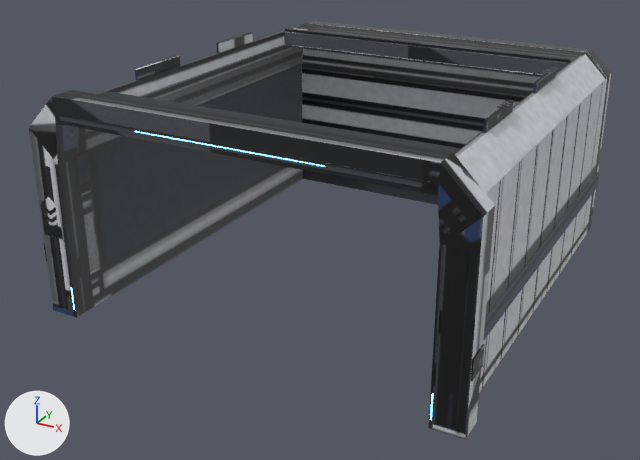
The glTF model models/機庫/整備庫_46_整修庫_殼.glb as it was, and as the next commit left it.
Both versions are drawn from a 50 mm camera at (63.3, -113.7, 69.9) aimed at (-3.1, 7.1, 9.5). Arrows for +X, +Y and +Z are at lower left; the lights stay in place. The older version comes first. Vertices at exactly the same position are counted once.

Names of what the first picture shows: 'Hall_shell_refit_Mesh'.
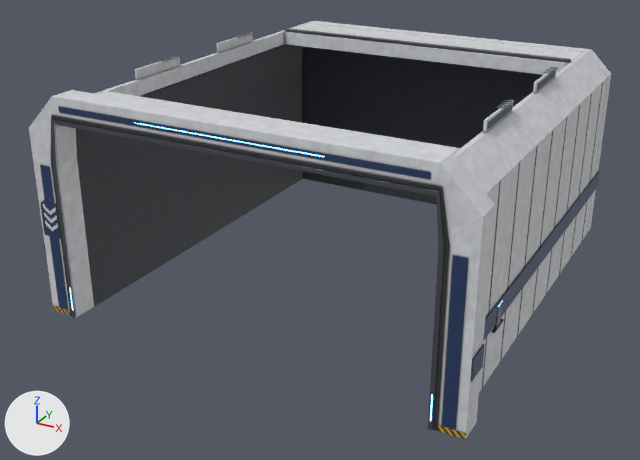
Where the change shows, as pixel boxes (x1, y1, x2, y2) in the pictures (640 x 460 px; the box of a moved part takes in the faces that stretch with it):
part 1 of me_hall_shell_refit_mesh, added
    after: (497, 305, 502, 327)
part 2 of me_hall_shell_refit_mesh, added
    after: (492, 319, 504, 333)
part 3 of me_hall_shell_refit_mesh, moved or reshaped
    before: (60, 115, 430, 189)
    after: (59, 106, 431, 179)
part 4 of me_hall_shell_refit_mesh, moved or reshaped
    before: (430, 393, 433, 420)
    after: (430, 394, 433, 421)
part 5 of me_hall_shell_refit_mesh, moved or reshaped
    before: (71, 287, 75, 310)
    after: (69, 288, 73, 310)
part 6 of me_hall_shell_refit_mesh, moved or reshaped
    before: (135, 131, 325, 167)
    after: (134, 122, 325, 157)
part 7 of me_hall_shell_refit_mesh, added
    after: (51, 115, 449, 431)
part 8 of me_hall_shell_refit_mesh, moved or reshaped
    before: (53, 164, 463, 439)
    after: (52, 119, 463, 439)
part 9 of me_hall_shell_refit_mesh, surface changed
    both: (29, 21, 611, 440)

Edits to the bpy script that builds the scene:
```text
Change me_hall_shell_refit_mesh:
    used by ob_hall_shell_refit_mesh; location = (0.0, 0.0, 0.0)
    remove me_hall_shell_refit_mesh.from_pydata(...)  # 1950 vertices, 3672 faces; spans x -35.2..35.2, y -24.2..51.2, z 0.6..37.0
    add me_hall_shell_refit_mesh.from_pydata(...)  # 2086 vertices, 3976 faces; spans x -35.2..35.2, y -24.4..51.2, z 0.6..37.0
    me_hall_shell_refit_mesh part 1: the loose piece of 16 vertices spanning x 28.9, y -6.1..4.1, z 35.5..36.5 is copied, and the copy is scaled about its middle by (1, 0.154, 2.96), then moved by (4.4, -7.0, -25.9); it spans x 33.3, y -8.8..-7.2, z 8.6..11.5
    me_hall_shell_refit_mesh part 2: the loose piece of 24 vertices spanning x 35.0..35.2, y -24.0..-20.0, z 9.2..12.4 is copied, and the copy is scaled about its middle by (2.59, 1, 0.0549), then moved by (-1.9, 14.0, -2.3); it spans x 33.0..33.5, y -10.0..-6.0, z 8.4..8.6
    me_hall_shell_refit_mesh part 3: the loose piece of 24 vertices spanning x -28.4..28.4, y -24.1..-24.0, z 33.2..34.1 is moved by (0.0, 0.0, 1.2)
    me_hall_shell_refit_mesh part 4: the loose piece of 8 vertices spanning x 30.1..30.4, y -24.1, z 2.0..6.0 is moved by (0.1, -0.3, 0.0)
    me_hall_shell_refit_mesh part 5: the loose piece of 8 vertices spanning x -30.4..-30.1, y -24.1, z 2.0..6.0 is moved by (-0.1, -0.3, 0.0)
    me_hall_shell_refit_mesh part 6: the loose piece of 8 vertices spanning x -14.7..14.7, y -24.1, z 33.6..33.7 is moved by (0.0, 0.0, 1.2)
    me_hall_shell_refit_mesh part 7: a new loose piece of 56 vertices spanning x -31.2..31.2, y -24.2..-24.0, z 0.6..33.8, in mat_m_hall_shell_refit
    me_hall_shell_refit_mesh part 8
    38 vertices are removed from x -30.5..30.5, y -24.1..-24.0, z 0.6..26.2
    110 faces are deleted
    33 vertices are added at x -30.6..30.6, y -24.4..-24.0, z 0.6..33.2
    8 new vertices lie (0.0, -0.4, 0.0) away from vertices in x -30.0..30.0, y -24.0, z 0.6..26.2
    5 new vertices lie (-0.6, 0.0, 0.0) away from vertices in x -30.0..30.6, y -24.4..-24.0, z 0.6
    154 new faces join them, mat_m_hall_shell_refit
    me_hall_shell_refit_mesh part 9: 3408 kept faces spanning x -35.2..35.2, y -24.2..51.2, z 0.6..37.0 get new texture (UV) coordinates
    other edits to the shape of me_hall_shell_refit_mesh do not show in these pictures
```
